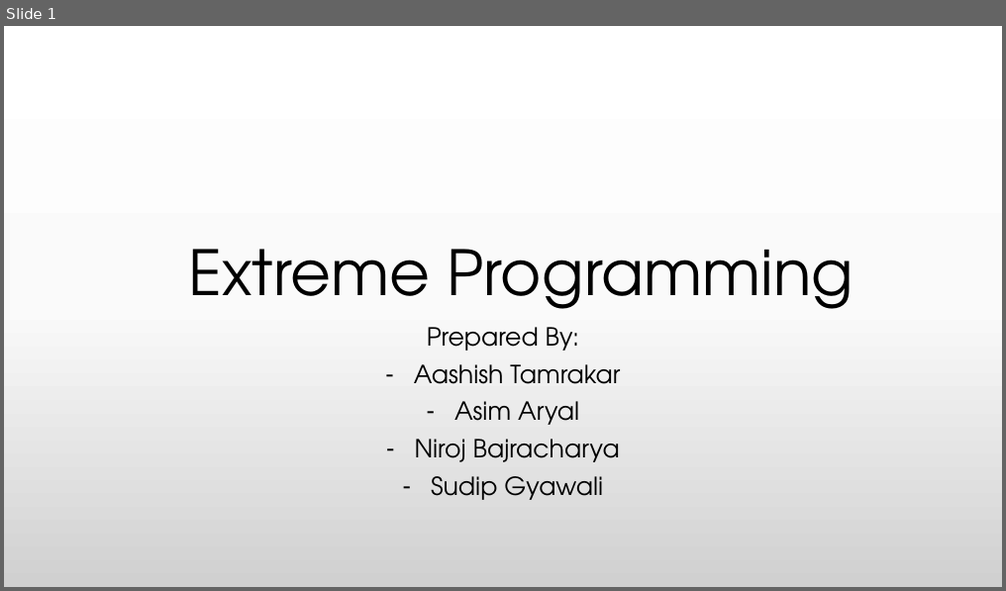
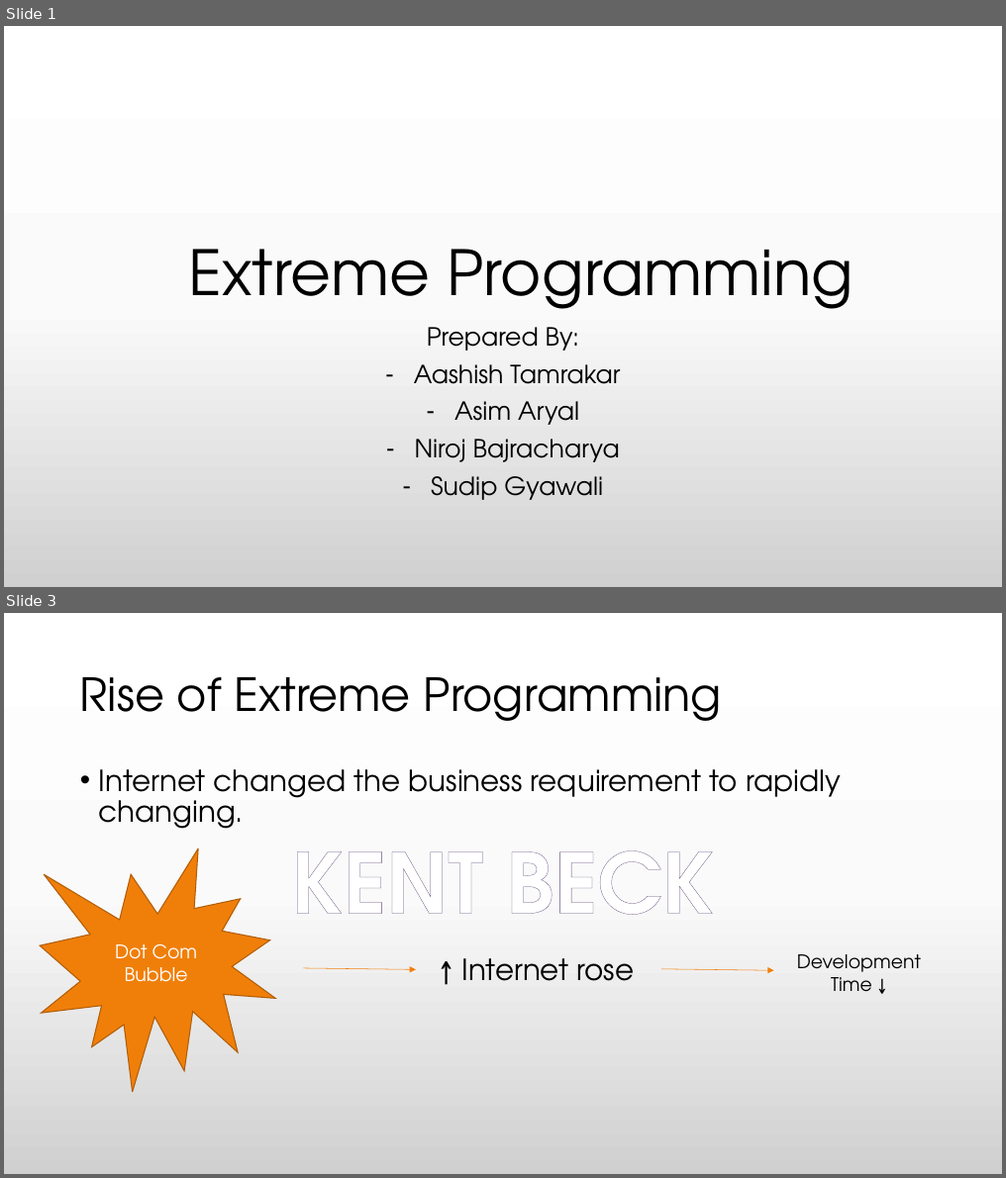
Before and after one commit to praash47/aasn-iii, a slide deck: extreme_programming.pptx. Shown one above the other, each under a label of ours: slide 1 before the commit, slides 1 and 3 after it; the slides between them are not shown. The pictures are 1006x591 and 1006x1178 pixels, drawn with LibreOffice and Linux fonts; fonts in the diff are those of the drawing. Boxes give left, top, right and bottom in pixels: in the first picture for what was removed or moved away, otherwise in the second. Text is boxed around its words. In the diff, an @@ line names an element or a change of style, - is before the commit and + after.

```diff
--- a/extreme_programming.pptx
+++ b/extreme_programming.pptx
@@ slide 3 added at box(4, 613, 1002, 1174), background gradient #FFFFFF to #FBFBFB to #D1D1D1 @@
@@ title added at box(80, 677, 722, 721), 44 pt, text #000000 @@
+Rise of Extreme Programming
@@ text added at box(99, 769, 841, 829), 28 pt, text #000000 @@
+• Internet changed the business requirement to rapidly changing.
@@ text added at box(291, 851, 714, 915), 80 pt, text #FFFFFF, bold @@
+KENT BECK
@@ group added at box(40, 849, 921, 1092): 2 arrows, 2 texts, 1 irregular seal @@
+Dot Com Bubble
+↑ Internet rose
+Development
+Time ↓
```
Also in this commit, not shown: 1 other slide added, 1 other file.
